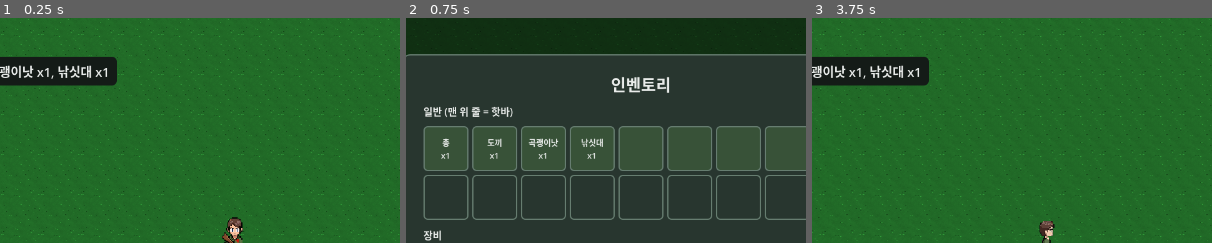
Above: before the commit, frames 1-3 (left to right).
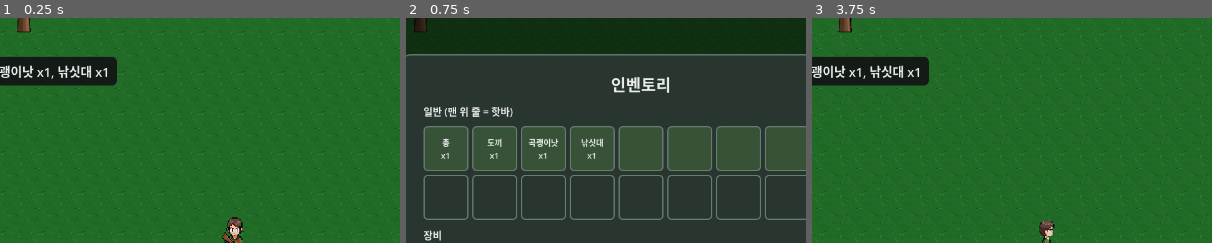
Above: after the commit, the same moments.

Repository: kimtuna/life_game
Game: Godot game, scene res://scenes/world/world.tscn
Same seed, same stepped clock (60 frames per second), same inputs: the game is played once before the commit and once after it. This scene is started directly instead of the project's main scene.
Inputs (mouse positions are % of the whole screen's width and height, from its top left):
- Up to frame 1 (0.25 s): no input
- Up to frame 2 (0.75 s): tap Enter at 0.5 s; move the mouse to (72, 45) at 0.52 s; hold D from 0.53 s (still down); tap E at 0.6 s; click (72, 45) at 0.67 s
- Up to frame 3 (3.75 s): release D at 1.25 s; tap Space at 1.25, 2.75 s; drag from (30, 55) to (45, 70) at 1.27 s; tap Enter at 2, 3.5 s; move the mouse to (60, 28) at 2.02 s; hold D 2.03-2.75 s; tap 9 at 2.1 s; drag from (45, 70) to (20, 35) at 2.77 s; move the mouse to (80, 65) at 3.52 s; hold A from 3.53 s (still down); tap E at 3.6 s
The pictures show only the part of the screen within x 21-71%, y 0-50%; the shares and areas given below are measured in that part.

The runs differ from the first frame. In frame 1, 0.2% of the frame differs, in the area x 4-8%, y 0-7%; in frame 2, 0.1%; in frame 3, 0.2%.

Commit message:
[INBOX #80] 도끼에 처음으로 실제 벌목 대상(나무) 부여
logging_point.tscn(gathering/mining과 같은 패턴, required_tool="axe")을 새로 만들고
world.gd에 스폰/ITEM_LABELS를 연결해 도끼로 나무를 베어 나무 아이템을 얻을 수 있게 함.

## 스스로 판단해서 고친 부분
- resource_point._harvest()가 도끼일 때 play_pickaxe_use()를 호출해도 조용히
  무시된다는 점을 실제로 실행해 확인했다 — 하지만 도끼 패기 모션은 world.gd의 전역
  _unhandled_input()이 이미 대상 무관하게 재생해주고 있어 실제로는 문제없이 동작해서
  코드는 건드리지 않았다.
- wood 드롭 아이템에 전용 32px 아이콘이 없어서, logging_point의 tree.png를 재사용하되
  dropped_item.gd에 ITEM_ICON_SCALE_OVERRIDES를 추가해 그 항목만 축소했다(새 그림
  생성 없이 기존 자산 재사용).

## 지시받지 않았지만 추가한 개선
- TOOL_KEYS/_spawn_resource_points() 위의 낡은 주석(삽/도끼 미완성 언급)을 최신 상태로
  갱신함.

## 어려움 / 에러와 해결
- 없음 — 인게임 검증(임시 스크립트, 커밋 전 삭제) 한 번에 좌클릭→패기 모션→드롭→
  자동 픽업까지 전부 정상 확인됨.

BUILD/DESIGN 완료 카운터가 5에 도달해 INBOX #82([QA] 전체 스윕)을 큐에 추가함.

Co-Authored-By: Claude Sonnet 5 <noreply@anthropic.com>

Diff:
--- a/game/scenes/dropped_item/dropped_item.gd
+++ b/game/scenes/dropped_item/dropped_item.gd
@@ -18,6 +18,16 @@
 	"axe": preload("res://assets/sprites/tools/axe.png"),
 	"pickaxe": preload("res://assets/sprites/tools/pickaxe.png"),
 	"fishing_rod": preload("res://assets/sprites/tools/fishing_rod.png"),
+	# 나무(INBOX #79/#80)는 32x32 아이템 아이콘이 따로 없어서, 벌목 포인트(logging_point)와
+	# 같은 96x128 tree.png를 재사용한다 — 다른 아이템과 화면 크기가 맞도록 아래
+	# ITEM_ICON_SCALE_OVERRIDES에서만 별도로 축소한다(새 그림을 만들지 않음).
+	"wood": preload("res://assets/sprites/logging_point/tree.png"),
+}
+
+## tree.png처럼 원본 아이콘 자체가 32px 규격이 아닌 경우에만 스프라이트 스케일을
+## 덮어쓴다(다른 아이템은 씬 기본 scale=0.9를 그대로 쓴다).
+const ITEM_ICON_SCALE_OVERRIDES := {
+	"wood": Vector2(0.34, 0.34),
 }
 
 @export var item_name: String = ""
@@ -34,6 +44,8 @@
 func _ready() -> void:
 	if ITEM_ICONS.has(item_name):
 		sprite.texture = ITEM_ICONS[item_name]
+	if ITEM_ICON_SCALE_OVERRIDES.has(item_name):
+		sprite.scale = ITEM_ICON_SCALE_OVERRIDES[item_name]
 
 
 func _process(_delta: float) -> void:
--- /dev/null
+++ b/game/scenes/resource_point/logging_point.tscn
@@ -0,0 +1,31 @@
+[gd_scene load_steps=2 format=3]
+
+[ext_resource type="Script" path="res://scenes/resource_point/resource_point.gd" id="1_script"]
+
+[sub_resource type="LabelSettings" id="LabelSettings_prompt"]
+font_size = 16
+font_color = Color(1, 1, 1, 1)
+outline_size = 4
+outline_color = Color(0, 0, 0, 1)
+
+[node name="LoggingPoint" type="Node2D"]
+script = ExtResource("1_script")
+item_name = "wood"
+item_amount = 1
+prompt_text = "도끼를 들고 좌클릭: 벌목 (나무)"
+texture_path = "res://assets/sprites/logging_point/tree.png"
+required_tool = "axe"
+use_kind = "mining"
+
+[node name="Sprite" type="Sprite2D" parent="."]
+z_index = -1
+scale = Vector2(1.1, 1.1)
+texture_filter = 1
+
+[node name="Prompt" type="Label" parent="."]
+offset_left = -60.0
+offset_top = -104.0
+offset_right = 60.0
+offset_bottom = -80.0
+horizontal_alignment = 1
+label_settings = SubResource("LabelSettings_prompt")
--- a/game/scenes/world/world.gd
+++ b/game/scenes/world/world.gd
@@ -23,6 +23,7 @@
 const DeerScene := preload("res://scenes/deer/deer.tscn")
 const GatheringPointScene := preload("res://scenes/resource_point/gathering_point.tscn")
 const MiningPointScene := preload("res://scenes/resource_point/mining_point.tscn")
+const LoggingPointScene := preload("res://scenes/resource_point/logging_point.tscn")
 const FarmPlotScene := preload("res://scenes/farm_plot/farm_plot.tscn")
 const RanchZoneScene := preload("res://scenes/ranch_zone/ranch_zone.tscn")
 const DroppedItemScene := preload("res://scenes/dropped_item/dropped_item.tscn")
@@ -50,6 +51,7 @@
 	"rice_seed": "벼 씨앗",
 	"rice": "벼",
 	"iron": "철",
+	"wood": "나무",
 	"captured_deer": "포획된 사슴",
 	"gun": "총",
 	"axe": "도끼",
@@ -59,8 +61,9 @@
 
 ## 도구 아이템(INBOX #22). 순서대로 핫바 시작 슬롯(1~4번 키)에 지급된다.
 ## 곡괭이낫(pickaxe) 하나로 채집+채광을 둘 다 한다(INBOX #25 — 한때 별도 "낫" 아이템으로
-## 나눴던 것을 다시 합침, DESIGN.md 참고). 도끼는 아직 벌목 대상이 없고 낚싯대도 낚시
-## 스팟이 없어 좌클릭 동작은 #23에서 최소 반응만 연결했다(DESIGN.md "범위 밖" 참고).
+## 나눴던 것을 다시 합침, DESIGN.md 참고). 도끼는 INBOX #80부터 나무(LoggingPointScene)를
+## 벌목 대상으로 갖는다. 낚싯대는 아직 낚시 스팟이 없어 좌클릭 동작은 #23에서 최소
+## 반응만 연결했다(DESIGN.md "범위 밖" 참고).
 const TOOL_KEYS := ["gun", "axe", "pickaxe", "fishing_rod"]
 const TOOL_ICONS := {
 	"gun": preload("res://assets/sprites/tools/gun.png"),
@@ -362,14 +365,17 @@
 		add_child(deer)
 
 
-## 필드에 채집 포인트(삽 → 벼 씨앗)와 채광 포인트(곡괭이 → 철)를 절반씩 흩어서 배치한다
-## (INBOX #10). DESIGN.md대로 삽/곡괭이를 한 세트로 다루므로, 포인트 종류에 따라
-## 알맞은 판정을 자동 적용한다(도구 선택 UI 없음) — resource_point.gd 참고.
+## 필드에 채집 포인트(곡괭이낫 → 벼 씨앗), 채광 포인트(곡괭이낫 → 철), 벌목 포인트
+## (도끼 → 나무, INBOX #80)를 종류별로 같은 개수씩 흩어서 배치한다 (INBOX #10).
+## 포인트 종류(required_tool)에 따라 알맞은 도구 판정을 자동 적용한다(도구 선택 UI
+## 없음) — resource_point.gd 참고.
 func _spawn_resource_points() -> void:
 	for i in range(RESOURCE_POINT_COUNT):
 		_spawn_one_resource_point(GatheringPointScene)
 	for i in range(RESOURCE_POINT_COUNT):
 		_spawn_one_resource_point(MiningPointScene)
+	for i in range(RESOURCE_POINT_COUNT):
+		_spawn_one_resource_point(LoggingPointScene)
 
 
 func _spawn_one_resource_point(scene: PackedScene) -> void:
Not shown, changed: docs/STATUS.md
Not shown, changed: docs/feedback/INBOX.md
